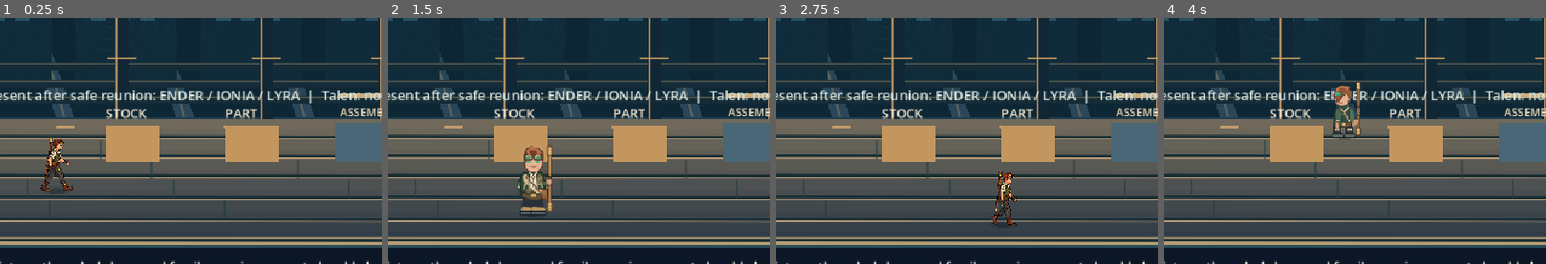
Above: before the commit, frames 1-4 (left to right).
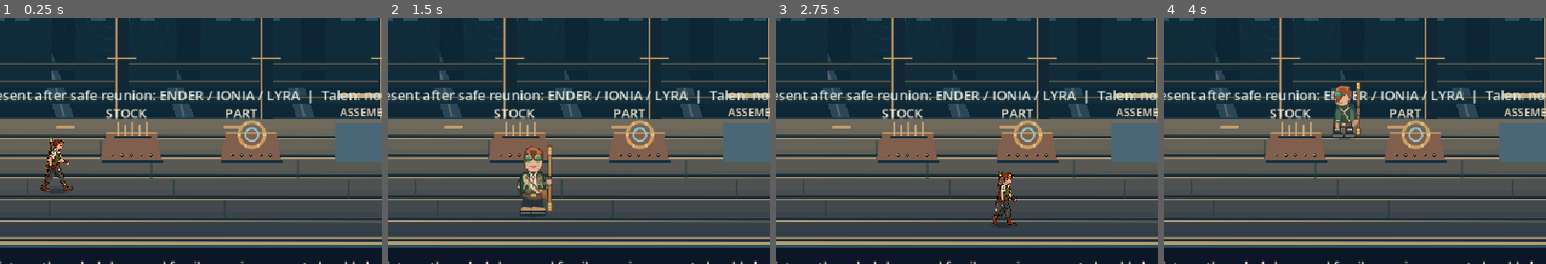
Above: after the commit, the same moments.

Repository: ndrorchestration/ToSailaStarrySky-jrpg
Game: Godot game, scene res://scenes/first_wake_core_alignment_review.tscn
Same seed, same stepped clock (60 frames per second), same inputs: the game is played once before the commit and once after it. This scene is started directly instead of the project's main scene.
Inputs:
- Up to frame 1 (0.25 s): no input
- Up to frame 2 (1.5 s): tap Enter at 0.5 s; hold Right (ui_right) 0.53-1.28 s; tap 1 (aetherwake_ch1_choice_a) at 0.6 s; hold Down (ui_down) from 1.28 s (still down); tap 2 (aetherwake_ch1_choice_b) at 1.35 s
- Up to frame 3 (2.75 s): tap Space at 2 s; release Down (ui_down) at 2.03 s; hold Right (ui_right) from 2.03 s (still down); tap 3 (aetherwake_ch1_choice_c) at 2.1 s
- Up to frame 4 (4 s): release Right (ui_right) at 2.78 s; hold Up (ui_up) 2.78-3.53 s; tap 4 (aetherwake_ch1_combat_rest) at 2.85 s; hold Left (ui_left) from 3.53 s (still down); tap F (aetherwake_ch1_flight_review_launch) at 3.6 s
The pictures show only the part of the screen within x 10-60%, y 38-88%; the shares and areas given below are measured in that part.

The runs differ from the first frame. In frame 1, 4.3% of the frame differs, in the area x 26-74%, y 41-59%; in frame 2, 4.0%; in frame 3, 4.3%; in frame 4, 4.3%.

Commit message:
feat(visual): replace functional flat station blocks with native authored visual-only props

Diff:
--- a/godot/scripts/first_wake_core_alignment_scene.gd
+++ b/godot/scripts/first_wake_core_alignment_scene.gd
@@ -134,7 +134,10 @@
     ]:
         var done: bool = item["id"] in core.recovered
         var pos: Vector2 = item["pos"]
-        draw_rect(Rect2(pos + Vector2(-34, -77), Vector2(68, 46)), Color("#4e7c75") if done else Color("#c3965f"))
+        if cinematic_environment_enabled:
+            CinematicStageArt.draw_workshop_station(self,pos,str(item["id"]),done)
+        else:
+            draw_rect(Rect2(pos + Vector2(-34, -77), Vector2(68, 46)), Color("#4e7c75") if done else Color("#c3965f"))
         draw_string(ThemeDB.fallback_font, pos + Vector2(-34, -86), item["label"], HORIZONTAL_ALIGNMENT_LEFT, -1, 16, Color("#f8e8ce"))
     draw_rect(Rect2(INSTALL + Vector2(-46, -79), Vector2(92, 48)), Color("#496776"))
     draw_string(ThemeDB.fallback_font, INSTALL + Vector2(-39, -88), "ASSEMBLY", HORIZONTAL_ALIGNMENT_LEFT, -1, 14, Color("#f4dfbd"))
